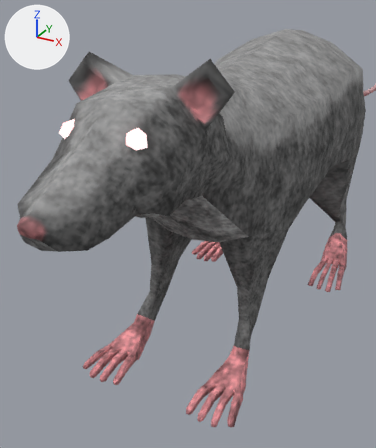
The COLLADA model 09 Animation/Resources/Rat/Rat.dae, before and after one commit.
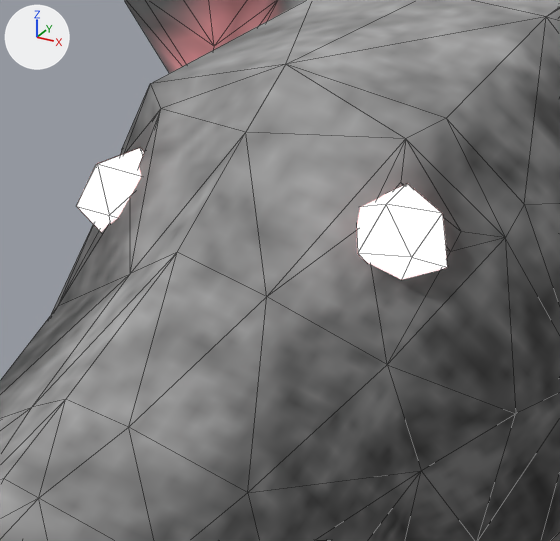
Each version is shown from a camera (50 mm lens) standing at (0.203, -0.466, 0.326) and looking at (0.058, -0.203, 0.194), then close up on the part from 11% to 46% of the width and 19% to 48% of the height. Every picture has the same lights, and +X, +Y and +Z are marked at upper left. The close-ups show mesh edges as thin lines.

Objects in the first close-up: 'Eyes', 'Rat'.
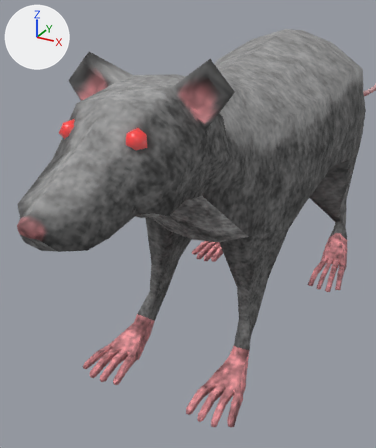
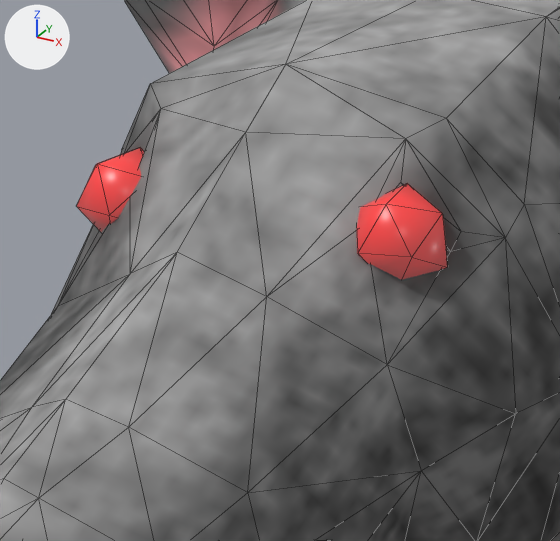
Edits to the scene script, one JSON object a line:
```json
{"op": "add", "block": "mat_material_eyes", "code": "mat_material_eyes.emission_color = (0.05, 0.05, 0.05)  # black #3f3f3f"}
```

What differs and where, as boxes (x1, y1, x2, y2) in the close-ups (560 x 541 px):
```json
{"object": "Eyes", "change": "recoloured", "before": [77, 148, 447, 280], "after": [77, 148, 447, 280]}
```
